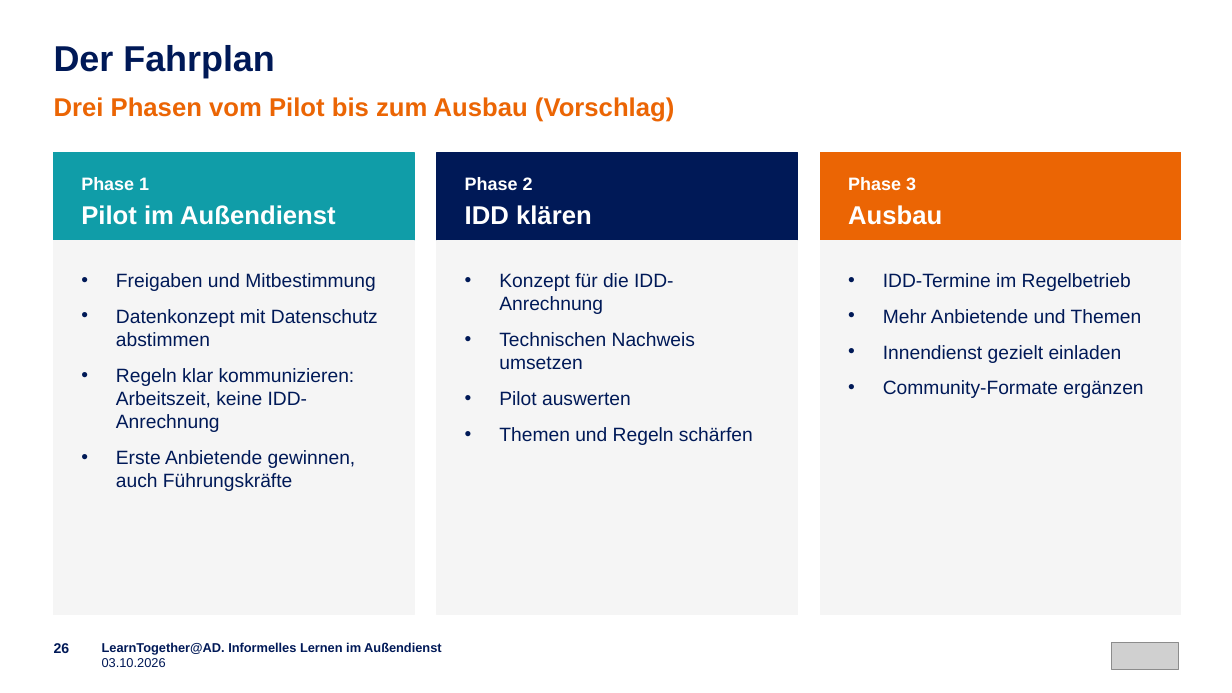
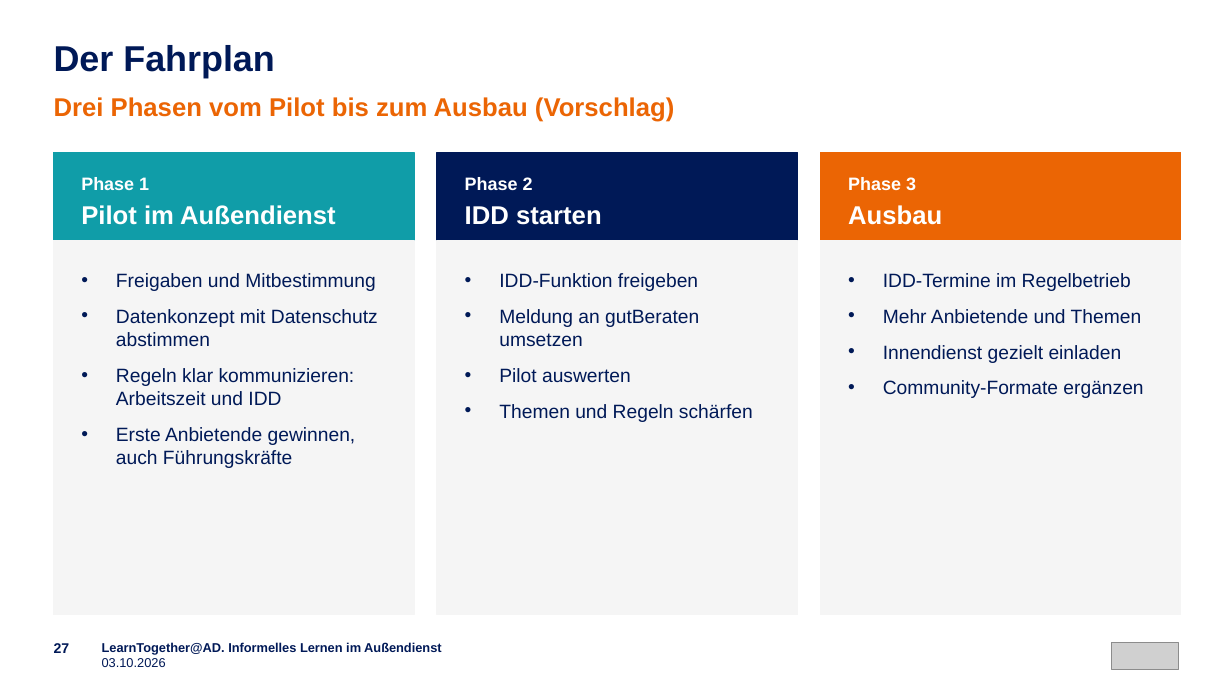
Before and after one commit to emplush/ruv_learntogether, a slide deck: slide 27 of docs/LearnTogether-AD_Praesentation.pptx (slide 26 before the commit). Drawn at 1232x693 pixels with LibreOffice and Linux fonts; fonts in the diff are those of the drawing; grey boxes stand for pictures. Boxes give left, top, right and bottom in pixels: in the first picture for what was removed or moved away, otherwise in the second. Text is boxed around its words. In the diff, an @@ line names an element or a change of style, - is before the commit and + after.

```diff
--- a/docs/LearnTogether-AD_Praesentation.pptx
+++ b/docs/LearnTogether-AD_Praesentation.pptx
@@ text at <box>465,206,602,225</box>: text changed @@
-IDD klären
+IDD starten
@@ text at <box>499,273,699,347</box>: text changed @@
-• Konzept für die IDD-Anrechnung
-• Technischen Nachweis umsetzen
+• IDD-Funktion freigeben
+• Meldung an gutBeraten umsetzen
@@ text at <box>116,368,355,406</box>: text changed @@
-• Regeln klar kommunizieren: Arbeitszeit, keine IDD-Anrechnung
+• Regeln klar kommunizieren: Arbeitszeit und IDD
@@ text at <box>54,643,70,653</box>: text changed @@
-26
+27
```
Also in this commit, not shown: 9 other slides changed, 1 slide added, 59 other files.
